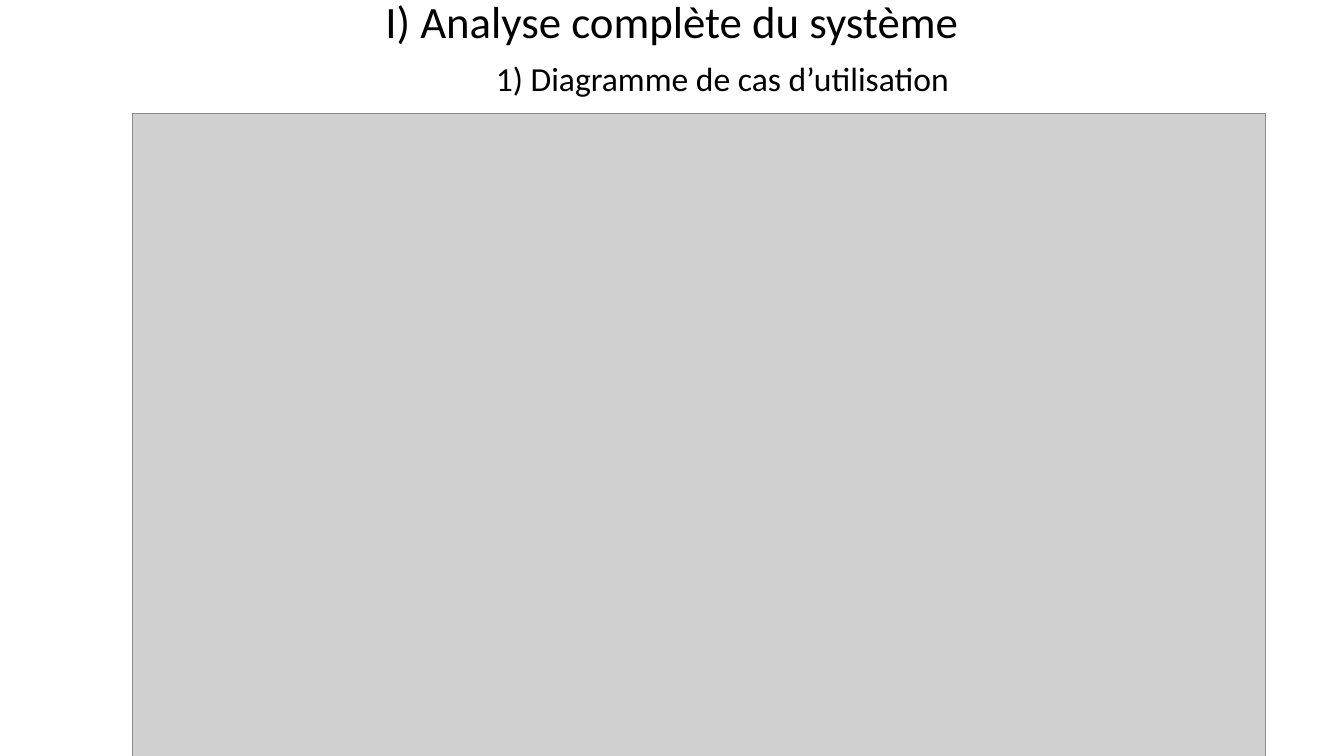
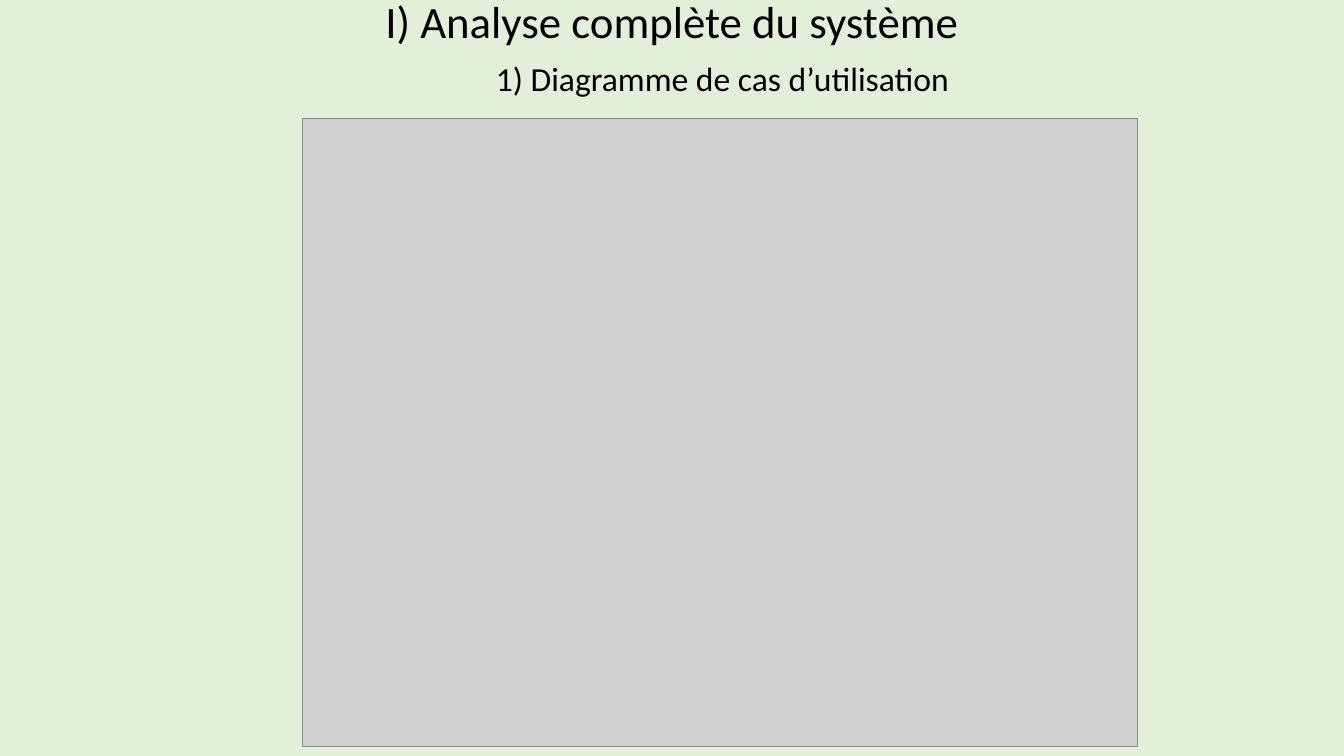
Before and after one commit to Maja2308/Projet_Cross, a slide deck: slide 33 of Diagrammes Communs/Presentation_Revue0.pptx. Drawn at 1344x756 pixels with LibreOffice and Linux fonts; fonts in the diff are those of the drawing; grey boxes stand for pictures. Boxes give left, top, right and bottom in pixels: in the first picture for what was removed or moved away, otherwise in the second. Text is boxed around its words. In the diff, an @@ line names an element or a change of style, - is before the commit and + after.

```diff
--- a/Diagrammes Communs/Presentation_Revue0.pptx
+++ b/Diagrammes Communs/Presentation_Revue0.pptx
@@ background #FFFFFF to #E2F0D9 @@
@@ picture: place and size @@
-picture at [133,114,1266,756]
+picture at [302,118,1137,747]
```
Also in this commit, not shown: 4 other slides changed, 5 slides added, 1 other file.
